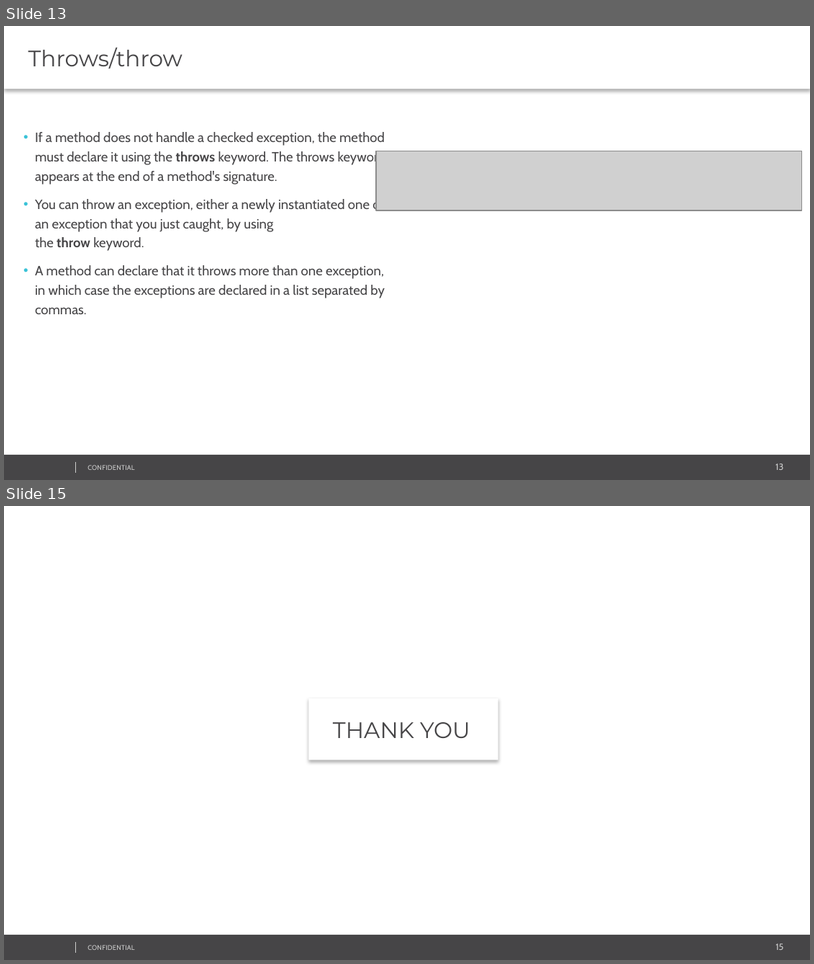
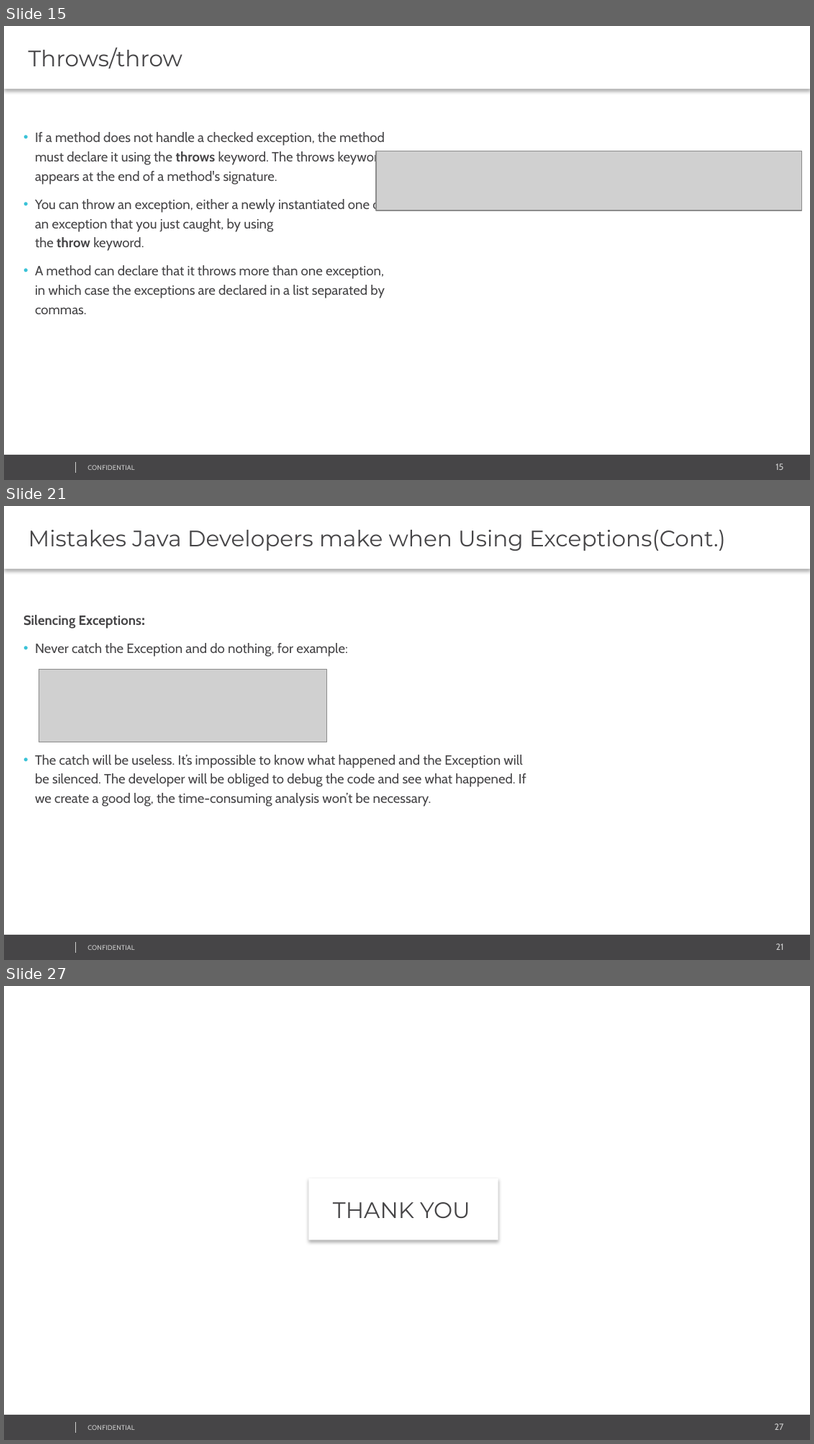
Before and after one commit to svasanth/exceptions, a slide deck: Java Exception Handling.pptx. Shown one above the other, each under a label of ours: slides 13 and 15 before the commit, slides 15, 21 and 27 after it; the slides between them are not shown. The pictures are 814x964 and 814x1444 pixels, drawn with LibreOffice and Linux fonts; fonts in the diff are those of the drawing; grey boxes stand for pictures; background and template pictures are left out. Boxes give left, top, right and bottom in pixels: in the first picture for what was removed or moved away, otherwise in the second. Text is boxed around its words. In the diff, an @@ line names an element or a change of style, - is before the commit and + after.

```diff
--- a/Java Exception Handling.pptx
+++ b/Java Exception Handling.pptx
@@ slide 21 added at <box>4,506,810,960</box>, background #FFFFFF; not listed: 4 template elements that a slide beside it also shows @@
@@ text added at <box>4,506,810,569</box>, fill #FFFFFF, 20 pt, text #464547 @@
+Mistakes Java Developers make when Using Exceptions(Cont.)
@@ text added at <box>23,615,527,806</box>, 12 pt, text #464547 @@
+Silencing Exceptions:
+• Never catch the Exception and do nothing, for example:
+• The catch will be useless. It’s impossible to know what happened and the Exception will be silenced. The developer will be obliged to debug the code and see what happened. If we create a good log, the time-consuming analysis won’t be necessary.
@@ picture added at <box>39,669,327,742</box> @@
@@ what was slide 13 is now slide 15 @@
@@ page number at <box>776,463,784,470</box>: text changed @@
-13
+15
@@ what was slide 15 is now slide 27 @@
@@ page number at <box>775,1423,784,1430</box>: text changed @@
-15
+27
```
Also in this commit, not shown: 8 slides changed, 11 other slides added, 14 other files.
